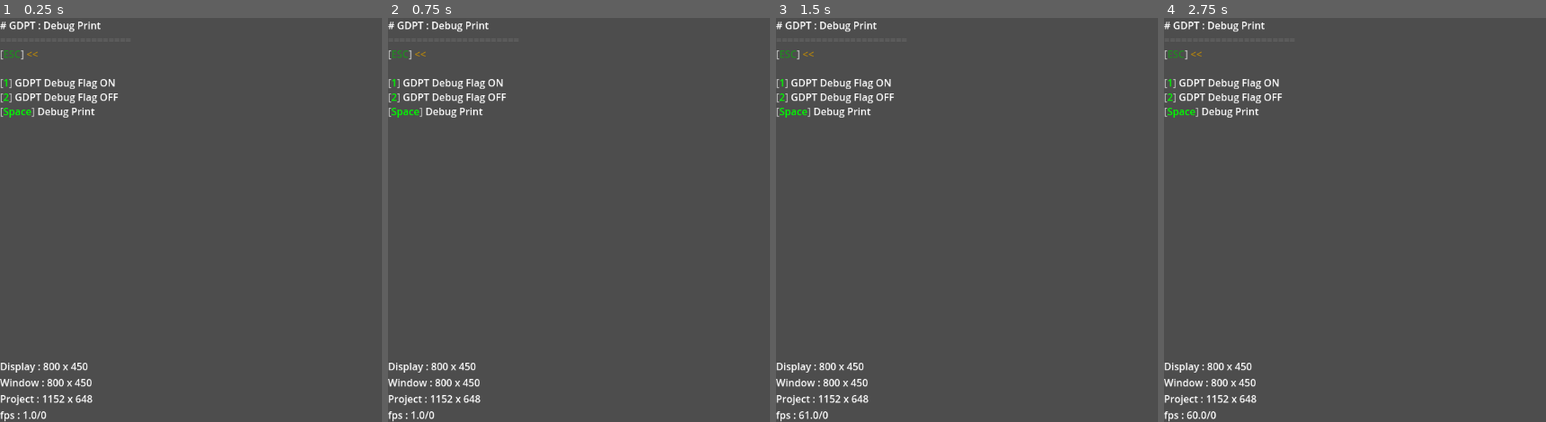
Above: before the commit, frames 1-4 (left to right).
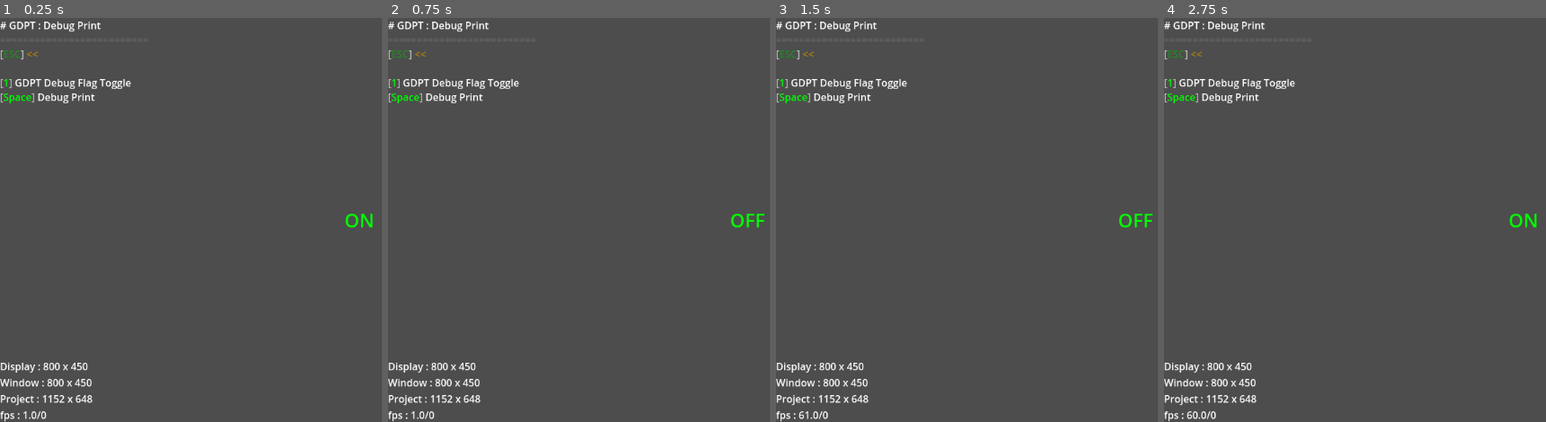
Above: after the commit, the same moments.

Repository: R2Road/godot_play_tool
Game: Godot game, scene res://test_gdpt/test_gdpt___debug_print.tscn
Two runs of this game, one before a commit and one after it. Both use one fixed random seed, a clock stepped at 60 frames per second and the inputs below. This scene is started directly instead of the project's main scene.
Inputs (mouse positions are in pixels of both pictures, inside the frame that each line leads up to):
- Up to frame 1 (0.25 s): no input
- Up to frame 2 (0.75 s): tap Enter at 0.5 s; move the mouse to (outside the picture) at 0.52 s; hold D from 0.53 s (still down); tap 1 at 0.6 s; click (outside the picture) at 0.67 s
- Up to frame 3 (1.5 s): tap Space at 0.77 s; tap 2 at 0.8 s; release D at 1.25 s; drag from (989, 240) to (1100, 300) at 1.27 s
- Up to frame 4 (2.75 s): tap Space at 2 s; move the mouse to (outside the picture) at 2.02 s; hold D from 2.03 s (still down); tap 1 at 2.1 s; tap 2 at 2.3 s

The runs differ from the first frame. In frame 1, 0.9% of the frame differs, in the area x 0-98%, y 15-52%; in frame 2, 0.9%, in the area x 0-99%, y 15-52%; in frame 3, 0.9%; in frame 4, 0.9%.
Error in both runs: Assertion failed. (res://addons/godot_play_tool/gdpt_global.gd:71)

Commit message:
update test : test_gdpt___debug_print

Diff:
--- a/project/test_gdpt/test_gdpt___debug_print.gd
+++ b/project/test_gdpt/test_gdpt___debug_print.gd
@@ -18,7 +18,22 @@
 	pam.add_split()
 	pam.add_back( Key.KEY_ESCAPE )
 	pam.add_lf()
-	pam.add_action( "GDPT Debug Flag ON", 	Key.KEY_1, 		func(): GDPT.on_debug = true )
-	pam.add_action( "GDPT Debug Flag OFF", 	Key.KEY_2, 		func(): GDPT.on_debug = false )
+	pam.add_action( "GDPT Debug Flag Toggle", 	Key.KEY_1,
+		func():
+			GDPT.on_debug = ( not GDPT.on_debug )
+			update_label()
+	)
 	pam.add_action( "Debug Print", 			Key.KEY_SPACE, 	func(): GDPT._debug_print( func()->String: return "Test Message" ) )
 	build_summary( eSceneType.TEST )
+
+	#
+	#
+	#
+	update_label()
+
+
+func update_label()->void:
+	if GDPT.on_debug:
+		$CanvasLayer/Label.text = "ON"
+	else:
+		$CanvasLayer/Label.text = "OFF"
--- a/project/test_gdpt/test_gdpt___debug_print.tscn
+++ b/project/test_gdpt/test_gdpt___debug_print.tscn
@@ -4,3 +4,19 @@
 
 [node name="test_gdpt___debug_print" type="Node2D"]
 script = ExtResource("1_bfwwf")
+
+[node name="CanvasLayer" type="CanvasLayer" parent="."]
+
+[node name="Label" type="Label" parent="CanvasLayer"]
+anchors_preset = 14
+anchor_top = 0.5
+anchor_right = 1.0
+anchor_bottom = 0.5
+offset_top = -11.5
+offset_bottom = 11.5
+grow_horizontal = 2
+grow_vertical = 2
+theme_override_colors/font_color = Color(0, 1, 0, 1)
+theme_override_font_sizes/font_size = 30
+text = "Test"
+horizontal_alignment = 1
